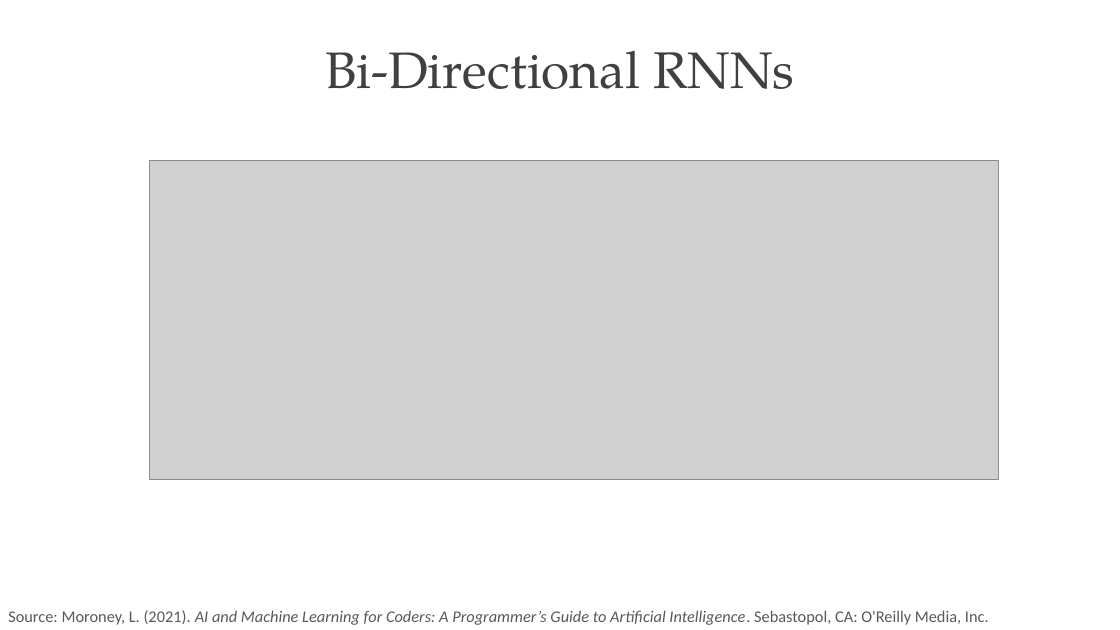
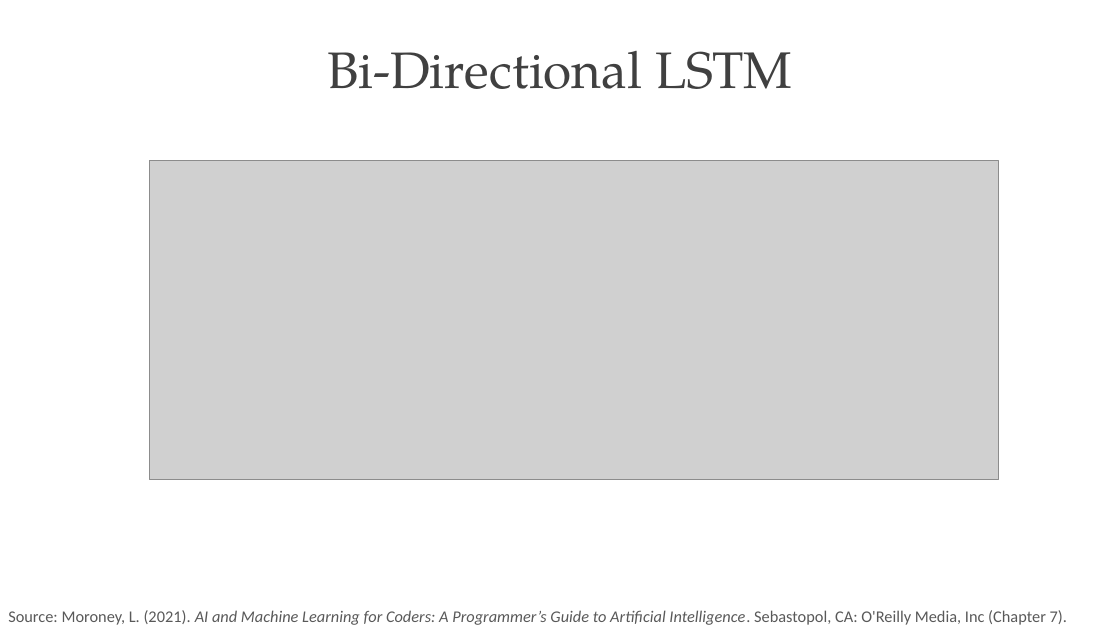
Before and after one commit to PracticumAI/rnn, a slide deck: slide 8 of presentations/02_lstm_gru.pptx (slide 7 before the commit). Drawn at 1120x630 pixels with LibreOffice and Linux fonts; fonts in the diff are those of the drawing; grey boxes stand for pictures. Boxes give left, top, right and bottom in pixels: in the first picture for what was removed or moved away, otherwise in the second. Text is boxed around its words. In the diff, an @@ line names an element or a change of style, - is before the commit and + after.

```diff
--- a/presentations/02_lstm_gru.pptx
+++ b/presentations/02_lstm_gru.pptx
@@ title at box(327, 51, 792, 89): text changed @@
-Bi-Directional RNNs
+Bi-Directional LSTM
@@ text at box(8, 610, 1067, 625): text changed @@
-Source: Moroney, L. (2021). AI and Machine Learning for Coders: A Programmer’s Guide to Artificial Intelligence. Sebastopol, CA: O'Reilly Media, Inc.
+Source: Moroney, L. (2021). AI and Machine Learning for Coders: A Programmer’s Guide to Artificial Intelligence. Sebastopol, CA: O'Reilly Media, Inc (Chapter 7).
```
Also in this commit, not shown: 4 other slides changed, 1 slide added.
